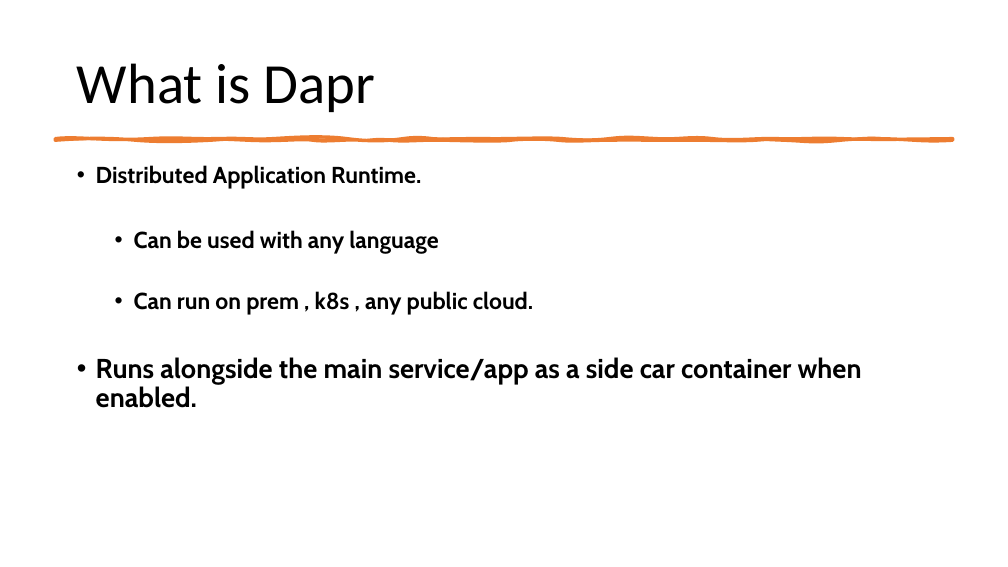
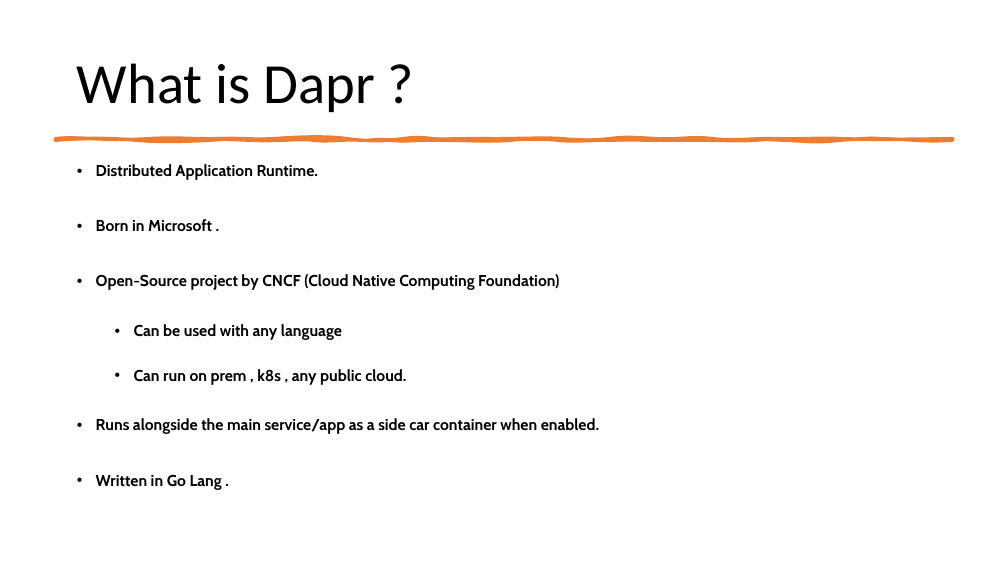
Before and after one commit to cs-samvith/space-app-platform, a slide deck: slide 16 of container-apps.pptx (slide 21 before the commit). Drawn at 1008x567 pixels with LibreOffice and Linux fonts; fonts in the diff are those of the drawing. Boxes give left, top, right and bottom in pixels: in the first picture for what was removed or moved away, otherwise in the second. Text is boxed around its words. In the diff, an @@ line names an element or a change of style, - is before the commit and + after.

```diff
--- a/container-apps.pptx
+++ b/container-apps.pptx
@@ text at box(96, 164, 599, 434): size 22 to 15 pt in "Distributed Application Runtime.", "Can be used with any language", "Can run on prem , k8s , ..."; size 26 to 15 pt in "Runs alongside the main service/app as a ..." @@
@@ text at box(96, 219, 559, 290): paragraphs added @@
+• Born in Microsoft .
+• Open-Source project by CNCF (Cloud Native Computing Foundation)
@@ text at box(96, 474, 222, 490): paragraph added @@
+• Written in Go Lang .
```
Also in this commit, not shown: 4 other slides changed, 9 slides added, 10 slides removed, 13 other files.
